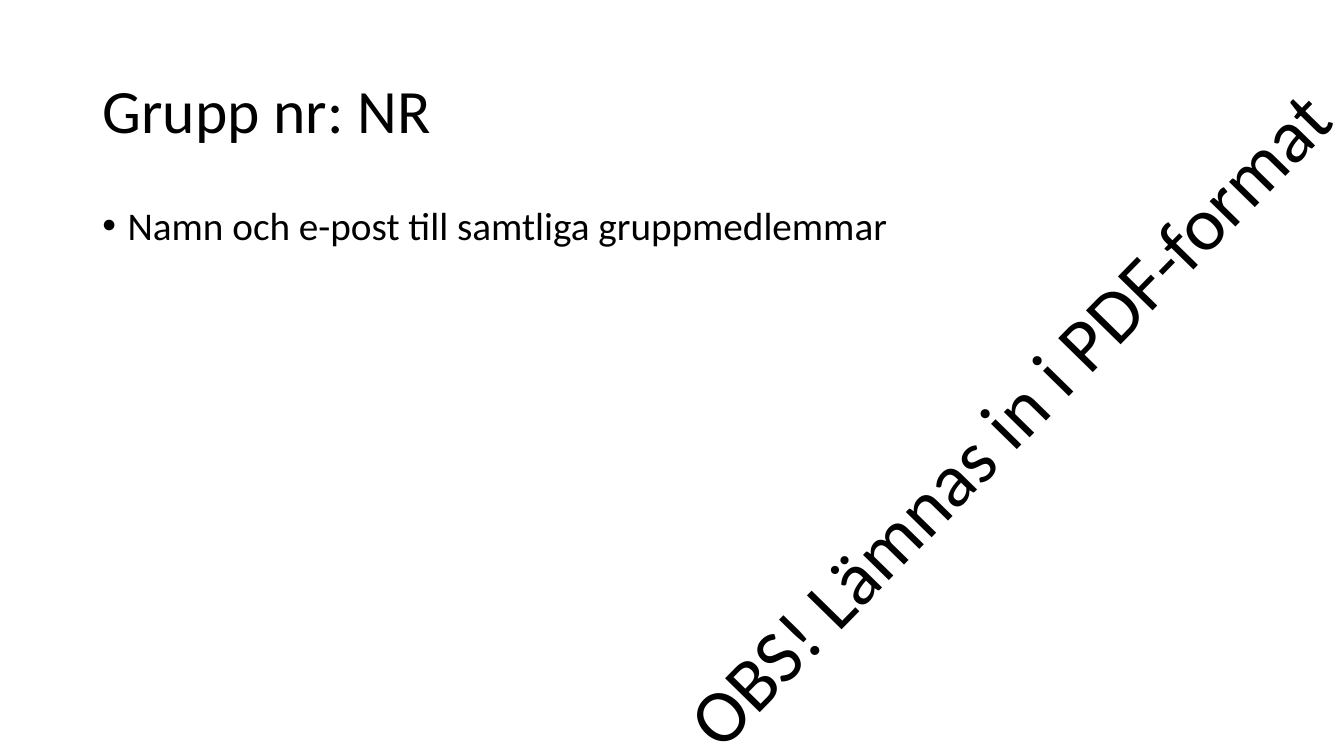
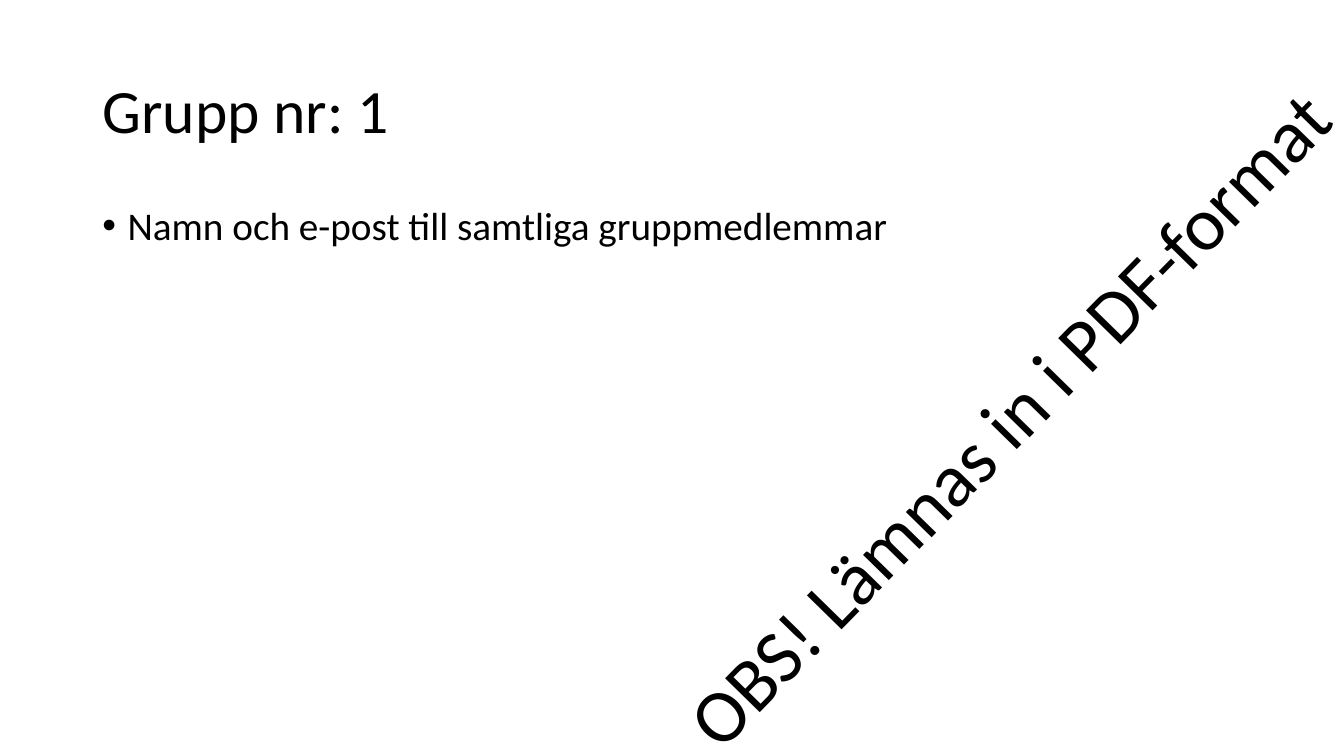
Before and after one commit to fyrtio2/projektINTE, a slide deck: slide 1 of 01 Dokumentation/slutredovisning.pptx. Drawn at 1344x756 pixels with LibreOffice and Linux fonts; fonts in the diff are those of the drawing. Boxes give left, top, right and bottom in pixels: in the first picture for what was removed or moved away, otherwise in the second. Text is boxed around its words. In the diff, an @@ line names an element or a change of style, - is before the commit and + after.

```diff
--- a/01 Dokumentation/slutredovisning.pptx
+++ b/01 Dokumentation/slutredovisning.pptx
@@ title at (x1=102, y1=93, x2=389, y2=143): text changed @@
-Grupp nr: NR
+Grupp nr: 1
```
Also in this commit, not shown: 2 other slides changed, 1 slide added, 1 slide removed, 1 other file.
